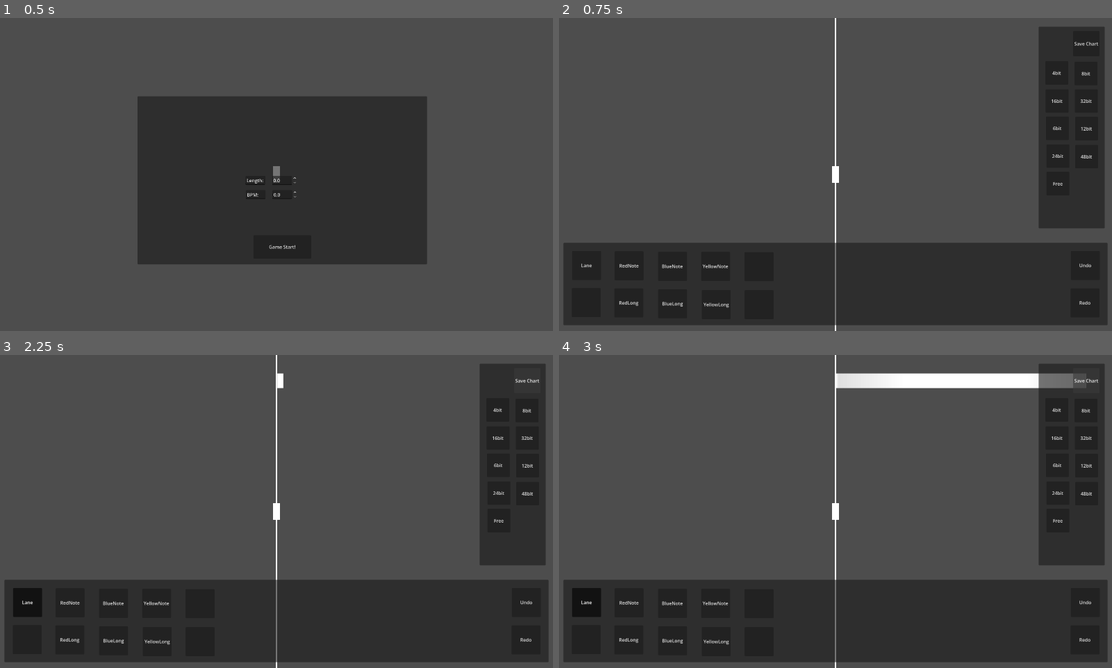
Above: before the commit, frames 1-4 (two rows, left to right).
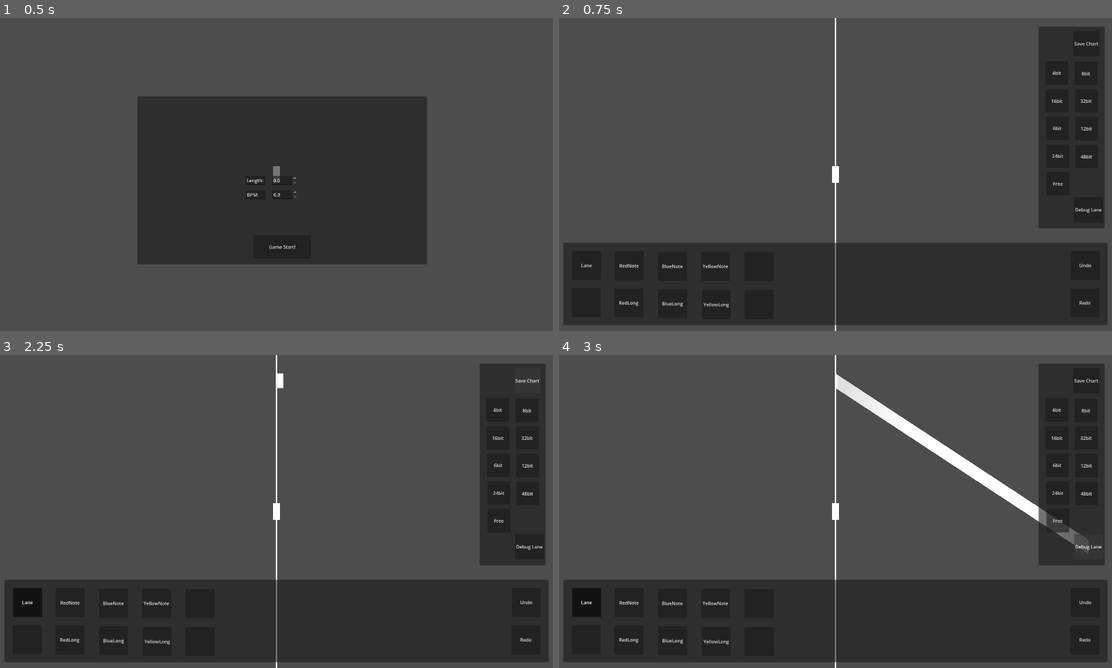
Above: after the commit, the same moments.

Repository: junu192857/Vexatonic-dash-2
Game: Godot game, scene res://Scenes/Editor.tscn
The game is run twice, just before and just after one commit, with the same random seed, the same clock (stepped at 60 frames per second) and the same inputs. This scene is started directly instead of the project's main scene.
Inputs:
- Up to frame 1 (0.5 s): no input
- Up to frame 2 (0.75 s): click "Game Start!" at 0.5 s
- Up to frame 3 (2.25 s): click "Lane" at 1.25 s; click "Save Chart" at 2 s
- Up to frame 4 (3 s): click "Save Chart" (after the commit: "Debug Lane") at 2.75 s

Frame 1 is identical in both runs. In frame 2, less than 0.1% of the frame differs, in the area x 93-99%, y 60-63%; in frame 3, less than 0.1%; in frame 4, 4.2%, in the area x 50-99%, y 5-64%.

Commit message:
Test 추가 및 버그 수정
최초 lane의 2번째 keyframe의 x좌표가 0이 되던 문제 수정

Diff:
--- a/vexatonic-dash-2/Scenes/Editor.tscn
+++ b/vexatonic-dash-2/Scenes/Editor.tscn
@@ -246,6 +246,14 @@
 offset_bottom = 102.0
 text = "Save Chart"
 
+[node name="SaveButton" type="Button" parent="CanvasLayer/SettingPanel/SaveButton" unique_id=900100908]
+layout_mode = 0
+offset_left = 3.0
+offset_top = 573.0
+offset_right = 94.0
+offset_bottom = 660.0
+text = "Debug Lane"
+
 [node name="Button4" type="Button" parent="CanvasLayer/SettingPanel" unique_id=712316614]
 layout_mode = 0
 offset_left = 125.0
@@ -326,3 +334,4 @@
 [connection signal="pressed" from="CanvasLayer/NoteSelectorPanel/Button7" to="." method="_on_select_mode" binds= [1]]
 [connection signal="pressed" from="CanvasLayer/NoteSelectorPanel/Button" to="." method="_on_select_mode" binds= [0]]
 [connection signal="pressed" from="CanvasLayer/InitialPanel/Button" to="." method="_on_start_editor"]
+[connection signal="pressed" from="CanvasLayer/SettingPanel/SaveButton/SaveButton" to="." method="print_lane_info"]
--- a/vexatonic-dash-2/Scripts/EditorManager.gd
+++ b/vexatonic-dash-2/Scripts/EditorManager.gd
@@ -329,10 +329,18 @@
 				var new_lane = Lane.new(new_index, true)
 
 				new_lane.add_keyframe(0, preview.global_position.y)
-				new_lane.add_keyframe(Setting.get_time_from_posx(lane_start_pos.x), preview.get_end_pos(lane_start_pos).y)
+				new_lane.add_keyframe(Setting.get_time_from_posx(preview.get_end_pos(lane_start_pos).x), preview.get_end_pos(lane_start_pos).y)
 				print("New initial line added with initial y %f and next y %f" % [preview.global_position.y,preview.get_end_pos(lane_start_pos).y ])
 				laneDatas.append(new_lane)
 				preview.set_lane_index(new_index)
 				preview = null
 			lane_case = LanePlacingCase.None
 		current_state = EditorState.Ready
+
+# ======================== Testing ===================================
+
+func print_lane_info():
+	for lane in laneDatas:
+		print("LANE INDEX %d" % lane.lane_index)
+		for keyframe in lane.keyframes:
+			print("my lane's keyframe: time %f and height %f" % [keyframe.x, keyframe.y])
